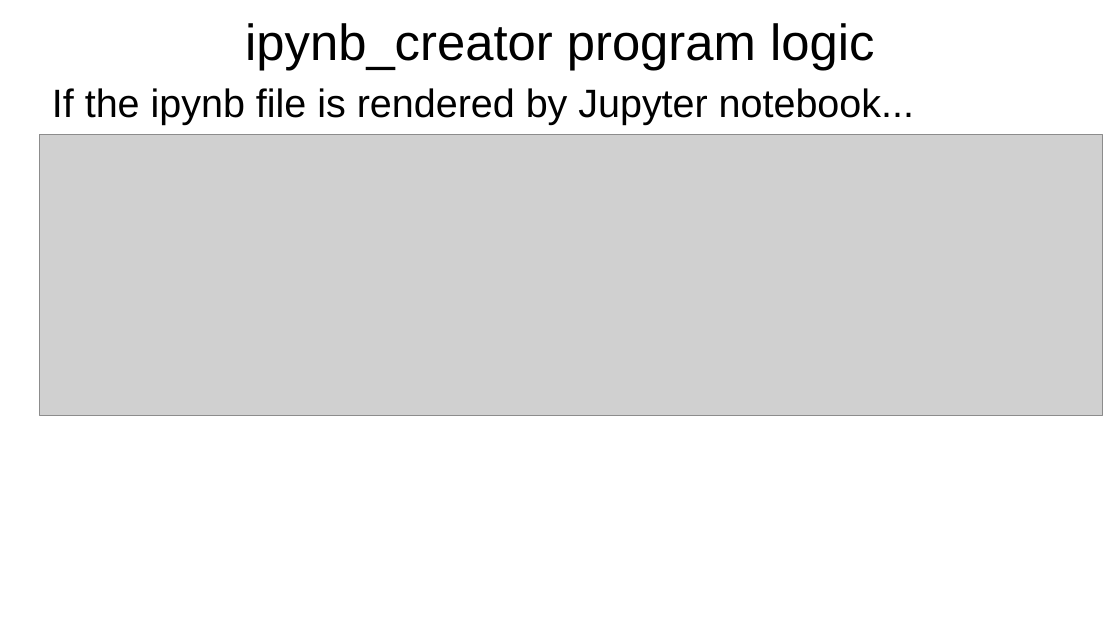
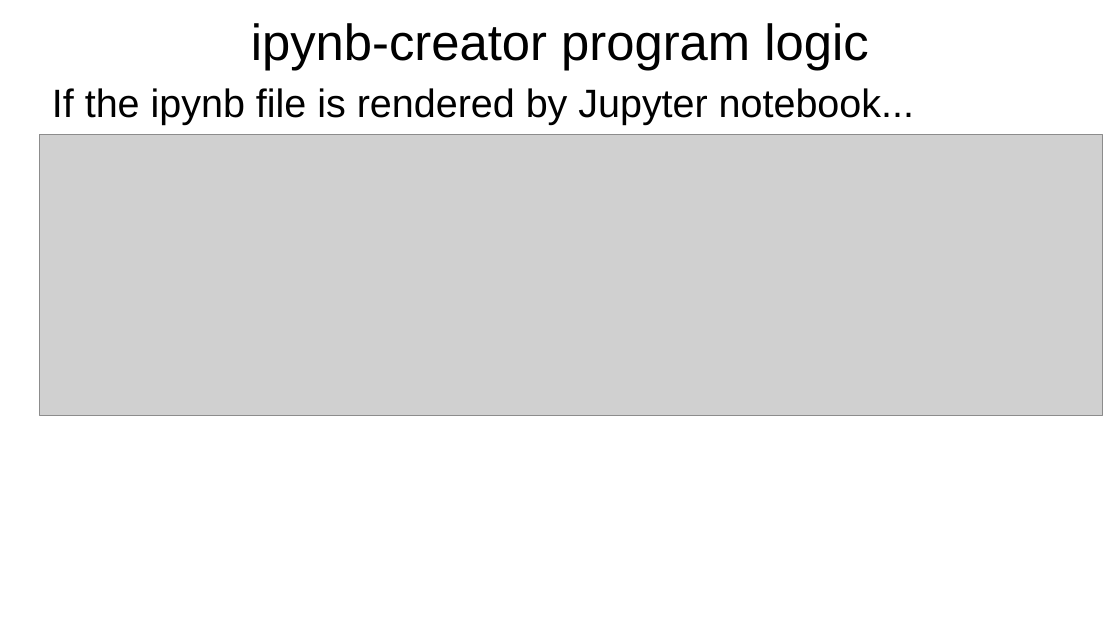
Before and after one commit to irsbugs/ipynb-creator, a slide deck: slide 12 of ipynb_creator_presentation.odp. Drawn at 1120x630 pixels with LibreOffice and Linux fonts; fonts in the diff are those of the drawing; grey boxes stand for pictures. Boxes give left, top, right and bottom in pixels: in the first picture for what was removed or moved away, otherwise in the second. Text is boxed around its words. In the diff, an @@ line names an element or a change of style, - is before the commit and + after.

```diff
--- a/ipynb_creator_presentation.odp
+++ b/ipynb_creator_presentation.odp
@@ title at (251,23,868,71): text changed @@
-ipynb_creator program logic
+ipynb-creator program logic
```
Also in this commit, not shown: 13 other slides changed.
